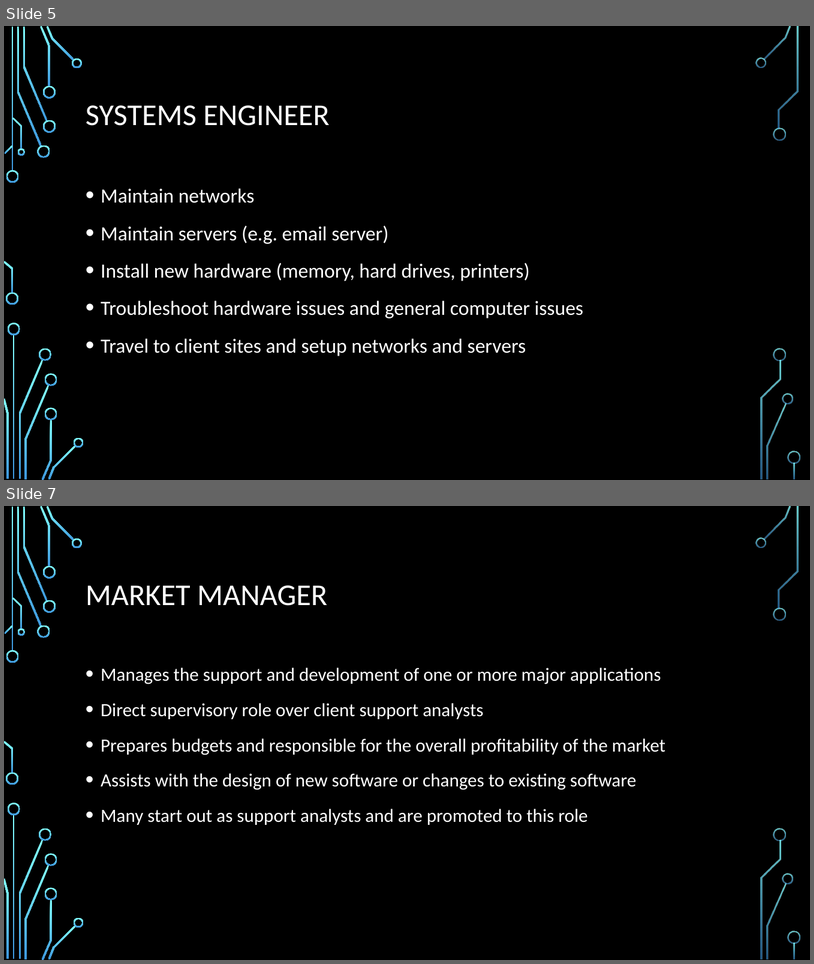
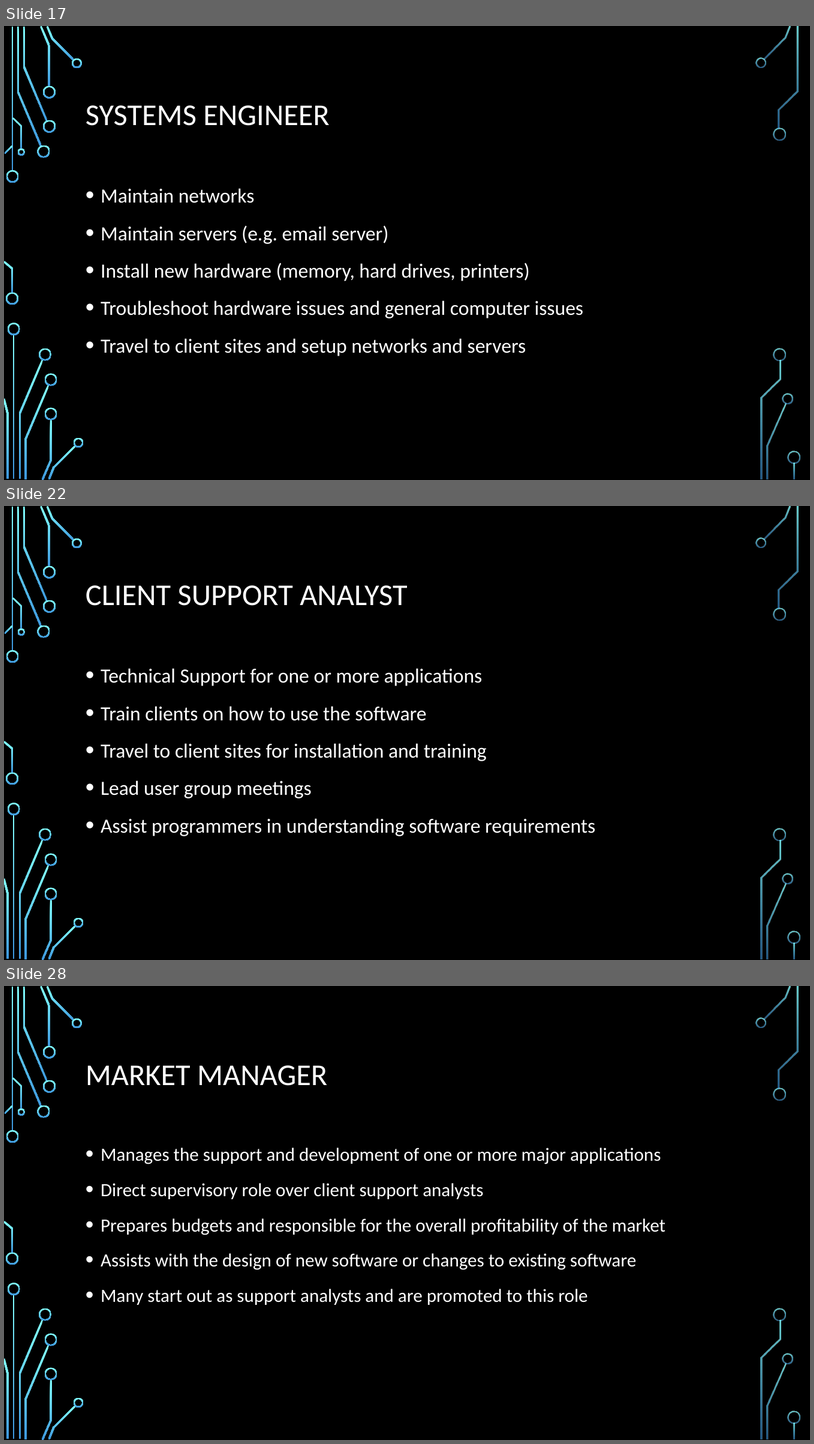
Before and after one commit to daviddcbud/TrainingApp, a slide deck: PowerPointSlids.pptx. Shown one above the other, each under a label of ours: slides 5 and 7 before the commit, slides 17, 22 and 28 after it; the slides between them are not shown. The pictures are 814x964 and 814x1444 pixels, drawn with LibreOffice and Linux fonts; fonts in the diff are those of the drawing; background and template pictures are left out. Boxes give left, top, right and bottom in pixels: in the first picture for what was removed or moved away, otherwise in the second. Text is boxed around its words. In the diff, an @@ line names an element or a change of style, - is before the commit and + after.

```diff
--- a/PowerPointSlids.pptx
+++ b/PowerPointSlids.pptx
@@ slide 22 added at [4,506,810,960], background picture (left out); not listed: 36 template elements that a slide beside it also shows @@
@@ title added at [86,585,407,606], 36 pt, text #FFFFFF @@
+CLIENT SUPPORT ANALYST
@@ text added at [101,668,596,836], 24 pt, text #FFFFFF @@
+• Technical Support for one or more applications
+• Train clients on how to use the software
+• Travel to client sites for installation and training
+• Lead user group meetings
+• Assist programmers in understanding software requirements
@@ what was slide 5 is now slide 17 @@
@@ what was slide 7 is now slide 28 @@
```
Also in this commit, not shown: 7 slides changed, 37 other slides added, 3 other files.
